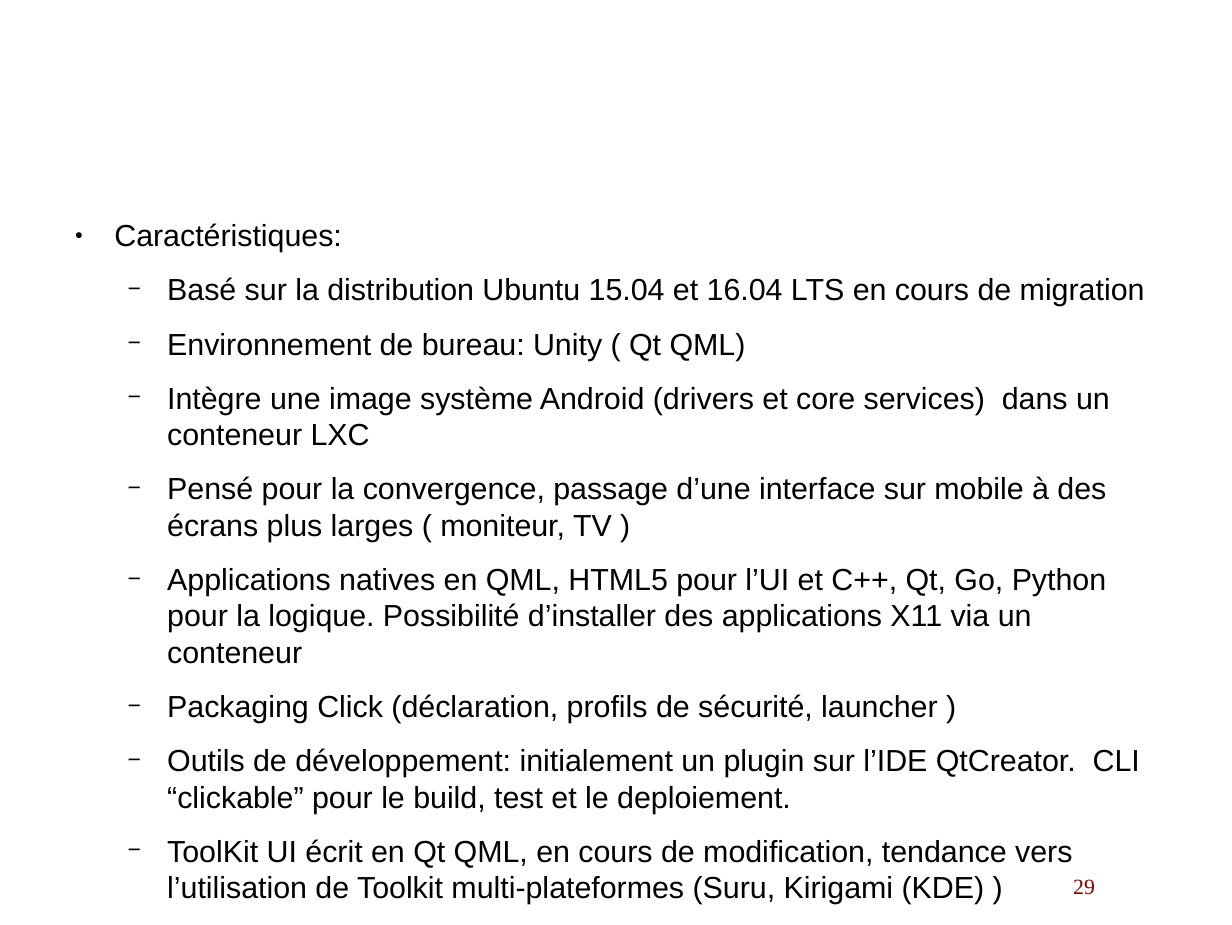
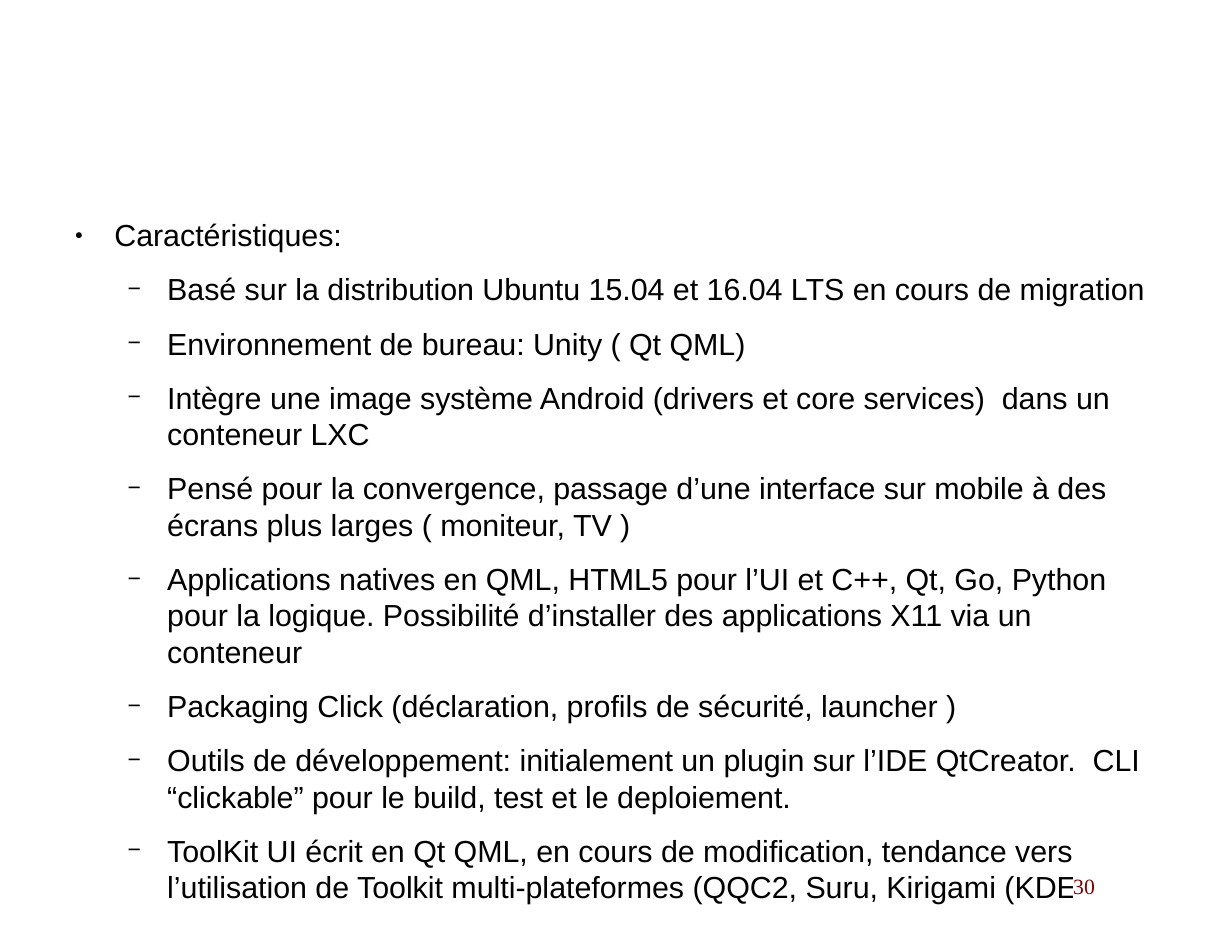
Before and after one commit to lduboeuf/ut-helloworld-py, a slide deck: slide 30 of osmobiles.odp (slide 29 before the commit). Drawn at 1232x925 pixels with LibreOffice and Linux fonts; fonts in the diff are those of the drawing; background and template pictures are left out. Boxes give left, top, right and bottom in pixels: in the first picture for what was removed or moved away, otherwise in the second. Text is boxed around its words. In the diff, an @@ line names an element or a change of style, - is before the commit and + after.

```diff
--- a/osmobiles.odp
+++ b/osmobiles.odp
@@ text at (167,839,1087,904): text changed @@
-  − ToolKit UI écrit en Qt QML, en cours de modification, tendance vers l’utilisation de Toolkit multi-plateformes (Suru, Kirigami (KDE) )
+  − ToolKit UI écrit en Qt QML, en cours de modification, tendance vers l’utilisation de Toolkit multi-plateformes (QQC2, Suru, Kirigami (KDE) )
@@ page number at (1073,879,1095,895): text changed @@
-29
+30
```
Also in this commit, not shown: 16 other slides changed, 2 slides added.
